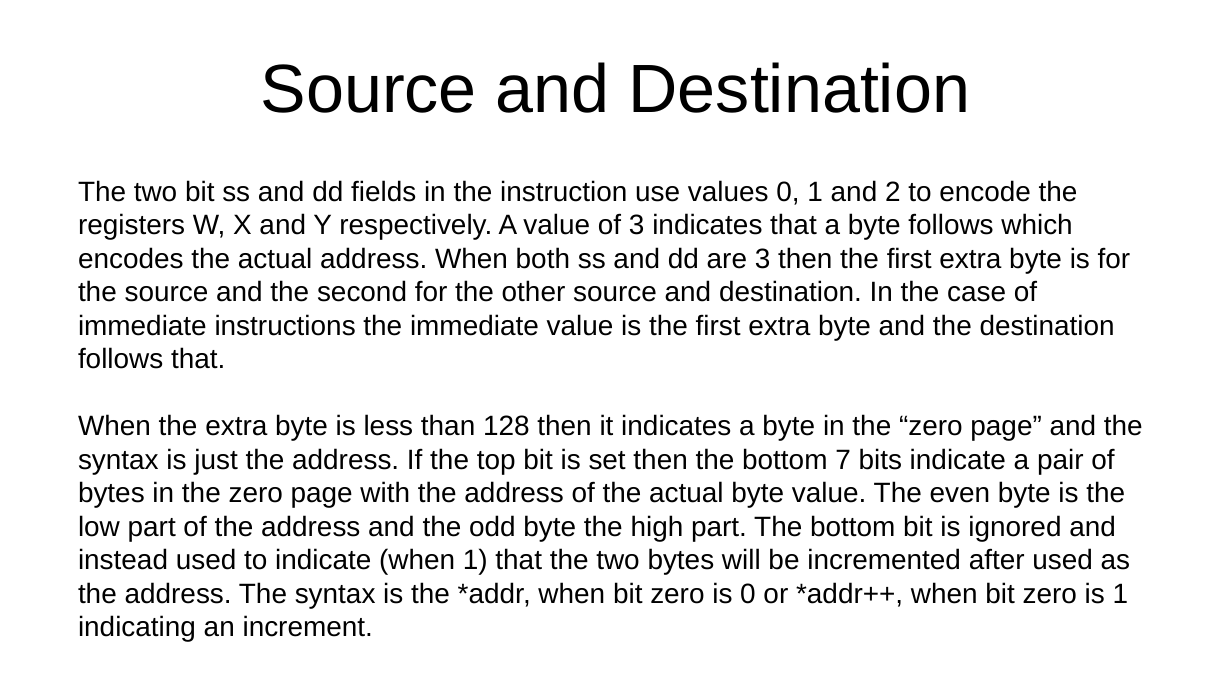
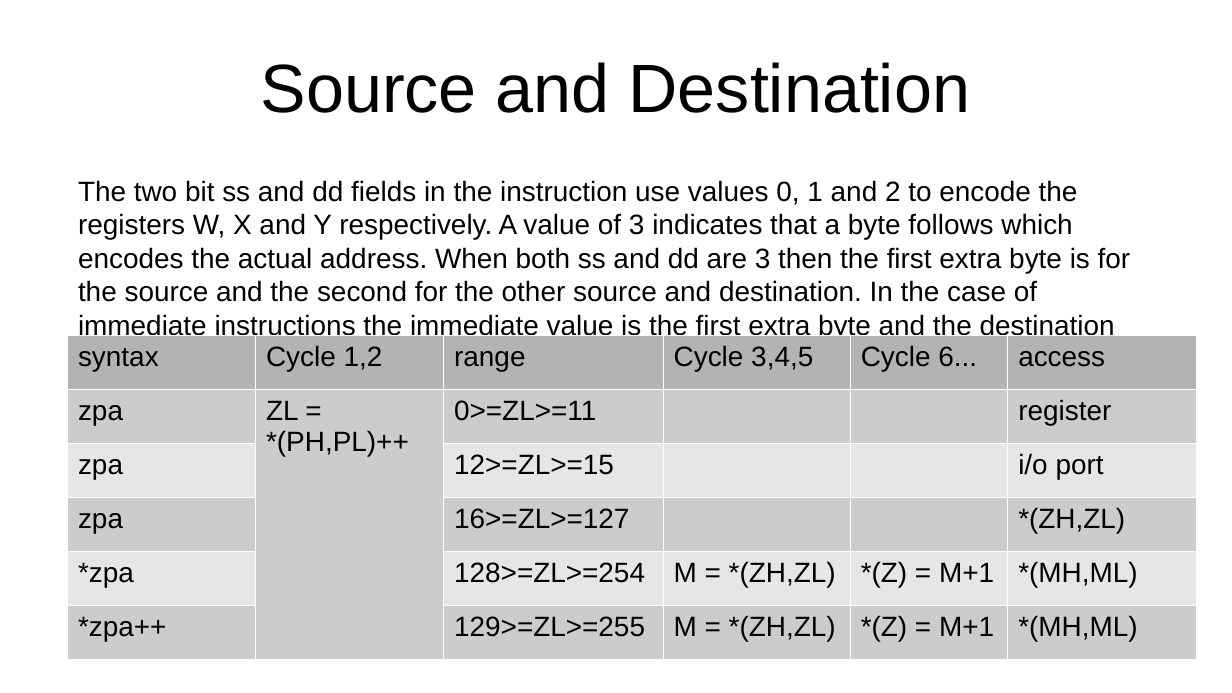
Before and after one commit to jeceljr/baby8, a slide deck: slide 6 of doc/baby8.odp. Drawn at 1232x693 pixels with LibreOffice and Linux fonts; fonts in the diff are those of the drawing. Boxes give left, top, right and bottom in pixels: in the first picture for what was removed or moved away, otherwise in the second. Text is boxed around its words. In the diff, an @@ line names an element or a change of style, - is before the commit and + after.

```diff
--- a/doc/baby8.odp
+++ b/doc/baby8.odp
@@ table added at [67,335,1195,660], 6 rows, 6 columns @@
+syntax | Cycle 1,2 | range | Cycle 3,4,5 | Cycle 6... | access
+zpa | ZL = *(PH,PL)++ | 0>=ZL>=11 |  |  | register
+zpa |  | 12>=ZL>=15 |  |  | i/o port
+zpa |  | 16>=ZL>=127 |  |  | *(ZH,ZL)
+*zpa |  | 128>=ZL>=254 | M = *(ZH,ZL) | *(Z) = M+1 | *(MH,ML)
+*zpa++ |  | 129>=ZL>=255 | M = *(ZH,ZL) | *(Z) = M+1 | *(MH,ML)
@@ text at [78,414,1143,642]: paragraph removed @@
-When the extra byte is less than 128 then it indicates a byte in the “zero page” and the syntax is just the address. If the top bit is set then the bottom 7 bits indicate a pair of bytes in the zero page with the address of the actual byte value. The even byte is the low part of the address and the odd byte the high part. The bottom bit is ignored and instead used to indicate (when 1) that the two bytes will be incremented after used as the address. The syntax is the *addr, when bit zero is 0 or *addr++, when bit zero is 1 indicating an increment.
```
Also in this commit, not shown: 1 other slide changed, 1 other file.
